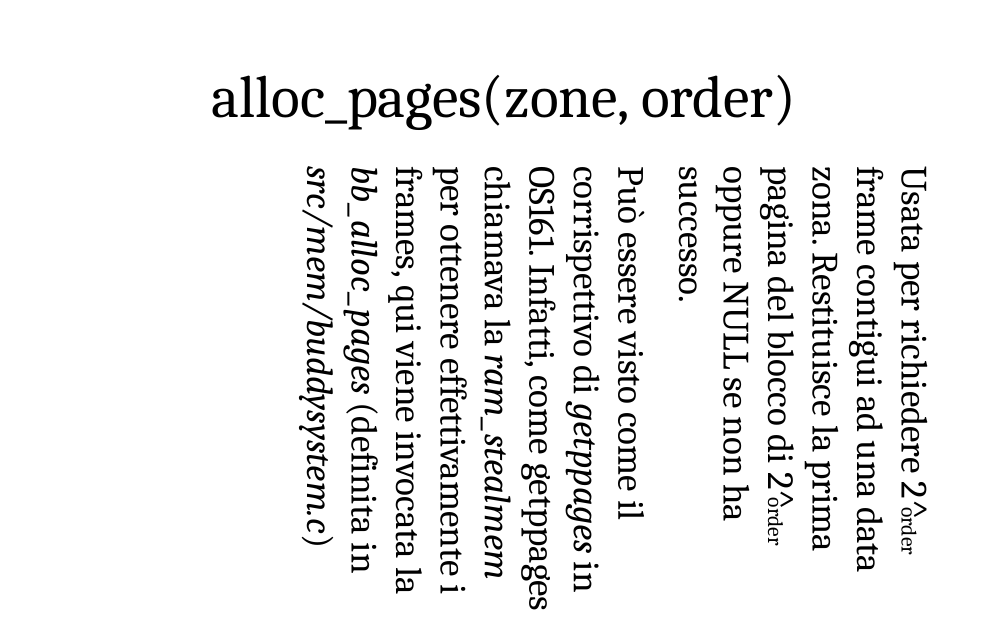
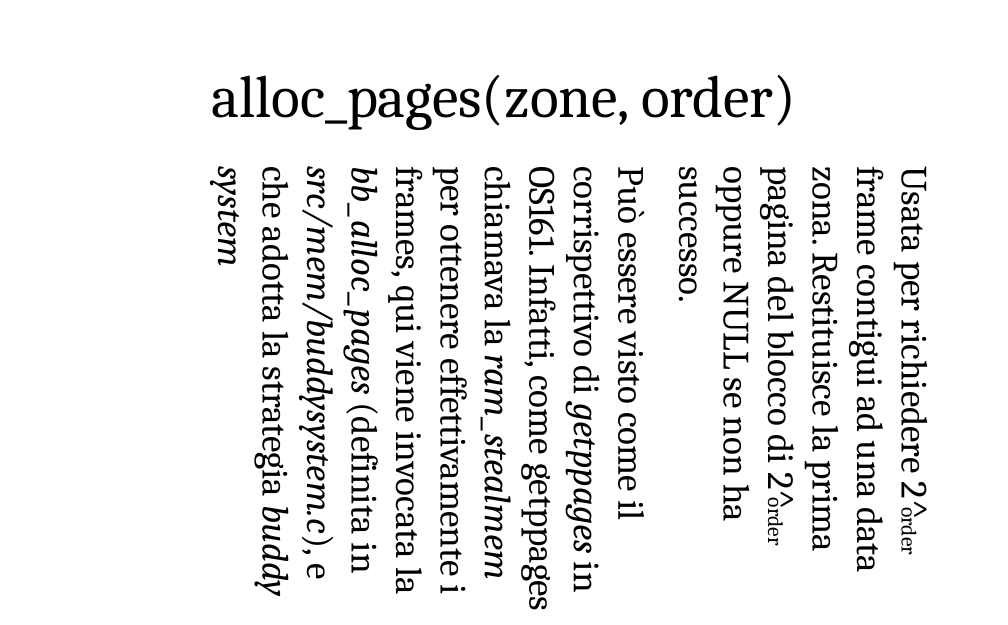
Before and after one commit to ProgrammazioneDiSistema2023-IA-ZZ/Group04, a slide deck: slide 13 of MentOS - Gestione Memoria.odp (slide 12 before the commit). Drawn at 1008x625 pixels with LibreOffice and Linux fonts; fonts in the diff are those of the drawing. Boxes give left, top, right and bottom in pixels: in the first picture for what was removed or moved away, otherwise in the second. Text is boxed around its words. In the diff, an @@ line names an element or a change of style, - is before the commit and + after.

```diff
--- a/MentOS - Gestione Memoria.odp
+++ b/MentOS - Gestione Memoria.odp
@@ text at (x1=209, y1=171, x2=657, y2=607): text changed @@
-Può essere visto come il corrispettivo di getppages in OS161. Infatti, come getppages chiamava la ram_stealmem per ottenere effettivamente i frames, qui viene invocata la bb_alloc_pages (definita in src/mem/buddysystem.c)
+Può essere visto come il corrispettivo di getppages in OS161. Infatti, come getppages chiamava la ram_stealmem per ottenere effettivamente i frames, qui viene invocata la bb_alloc_pages (definita in src/mem/buddysystem.c), e che adotta la strategia buddy system
```
Also in this commit, not shown: 4 other slides changed, 14 slides added, 3 slides removed.
